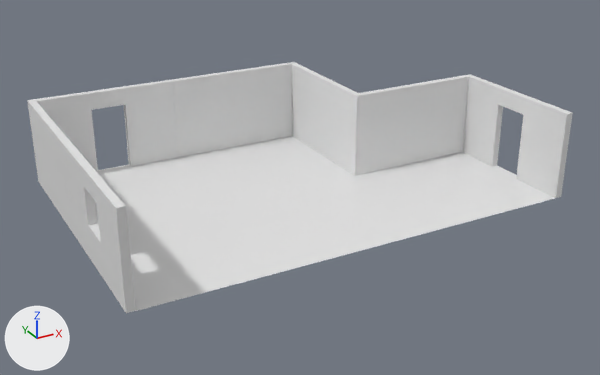
An edit to the Blender file Flat/Flat.blend, drawn before and after from the same camera.
Rendered twice from a camera (50 mm lens) standing at (-12.8, -42.9, 19.4) and looking at (8.1, -4.9, 0.5). Every picture has the same lights, and +X, +Y and +Z are marked at lower left.
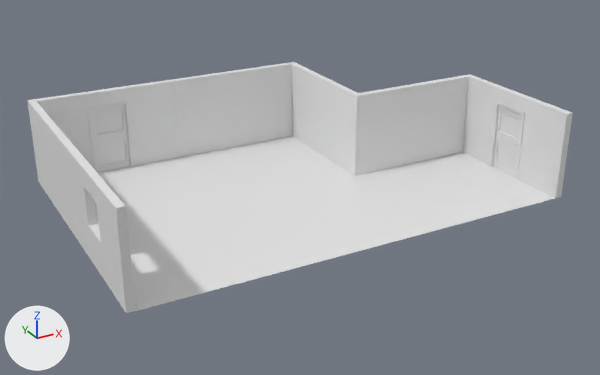
The change, as a list of edits to the scene's bpy script:
```text
Add me_cylinder_002:
    me_cylinder_002.from_pydata(...)  # 1200 vertices, 1188 faces; spans x -149.5..0.0, y -43.5..44.9, z -8.4..8.4
Add ob_knob_002:
    ob_knob_002 = bpy.data.objects.new('Knob.002', me_cylinder_002)
    ob_knob_002.location = (20.7, -7.97, 0.0)
    ob_knob_002.rotation_euler = (9.425, -1.571, 0.0)  # degrees (180, -90, 0)
    ob_knob_002.scale = (-0.0281, -0.0281, -0.0328)
Add ob_knob_001:
    ob_knob_001 = bpy.data.objects.new('Knob.001', me_cylinder_002.copy())
    ob_knob_001.location = (0.0, 4.01, 0.0)
    ob_knob_001.rotation_euler = (4.712, -1.571, 0.0)  # degrees (270, -90, 0)
    ob_knob_001.scale = (-0.0281, -0.0281, -0.0328)
```

What differs and where, as boxes (x1, y1, x2, y2) in the pictures (600 x 375 px):
'Knob.001', added: after (88, 101, 134, 173)
'Knob.002', added: after (489, 101, 525, 179)
